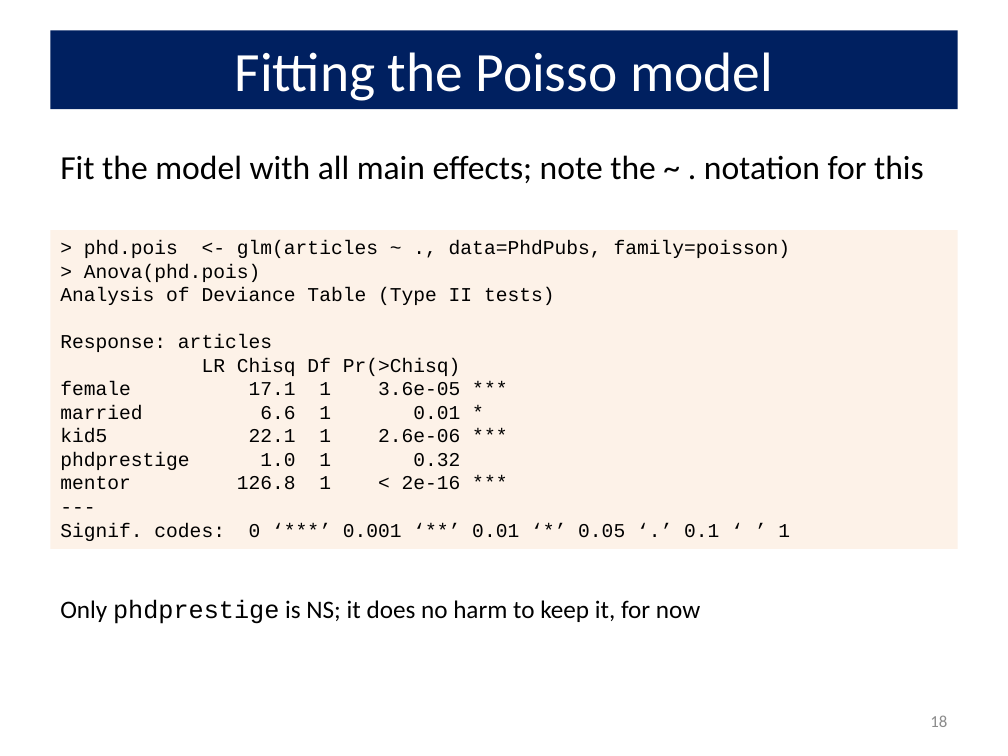
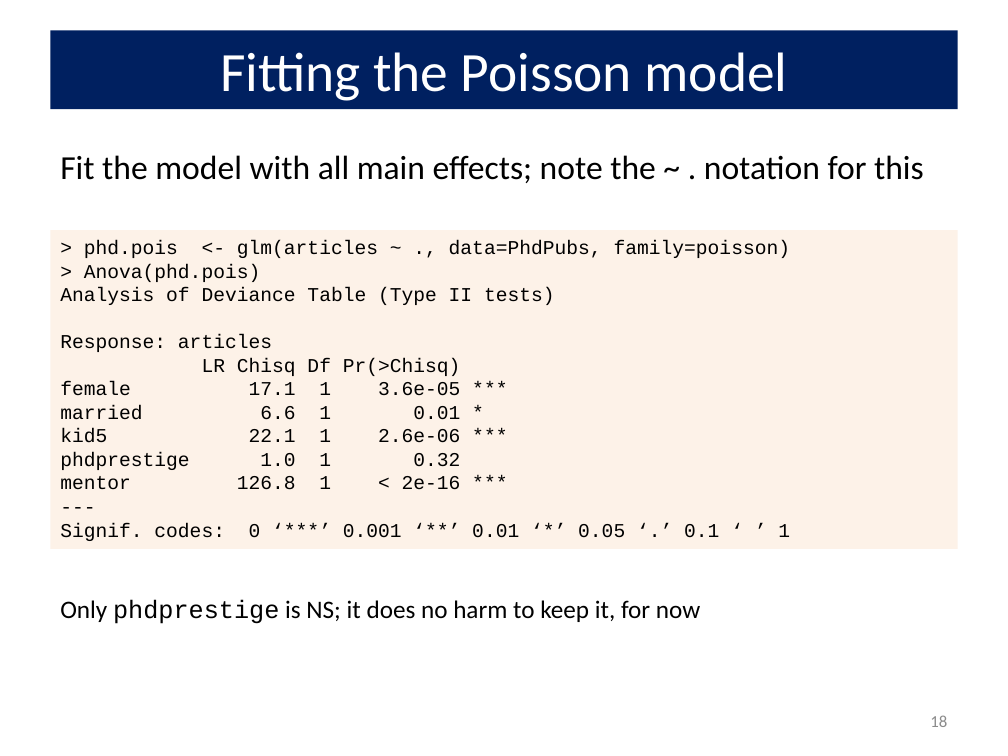
Before and after one commit to friendly/psy6136, a slide deck: slide 18 of lectures/09-CountData.pptx. Drawn at 1008x756 pixels with LibreOffice and Linux fonts; fonts in the diff are those of the drawing. Boxes give left, top, right and bottom in pixels: in the first picture for what was removed or moved away, otherwise in the second. Text is boxed around its words. In the diff, an @@ line names an element or a change of style, - is before the commit and + after.

Commit message:
update lectures

```diff
--- a/lectures/09-CountData.pptx
+++ b/lectures/09-CountData.pptx
@@ title at (x1=220, y1=52, x2=788, y2=101): text changed @@
-Fitting the Poisso model
+Fitting the Poisson model
```
Also in this commit, not shown: 1 other slide changed, 11 other files.
